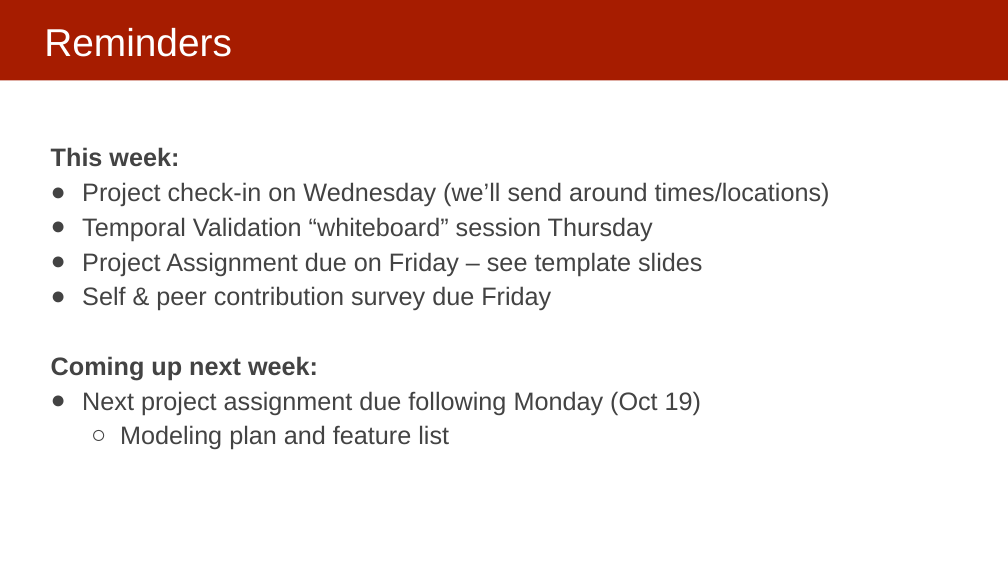
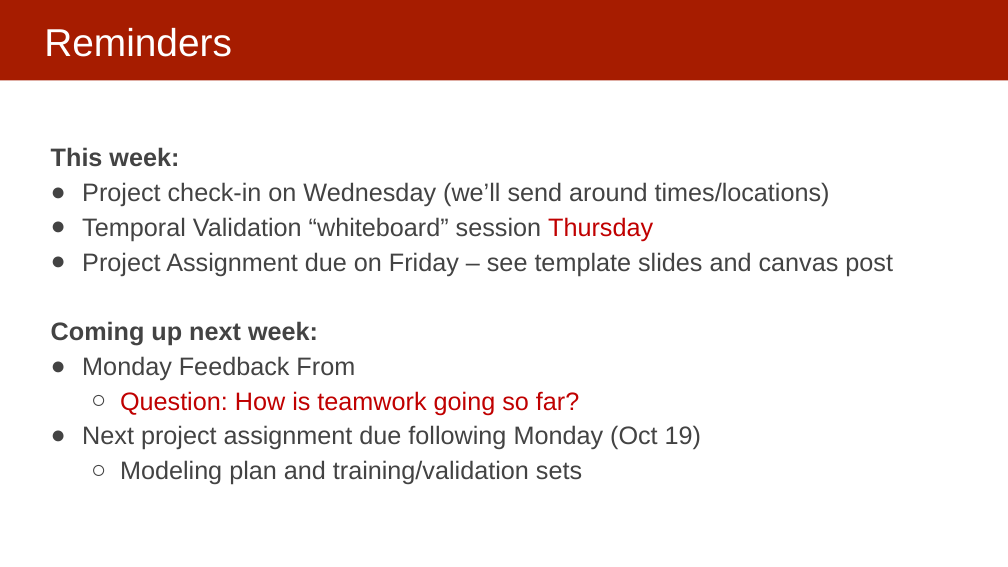
Before and after one commit to dssg/mlforpublicpolicylab, a slide deck: slide 2 of 06 - Performance and Evaluation Pt 2/Model Selection and Validation - Part II.pptx. Drawn at 1008x567 pixels with LibreOffice and Linux fonts; fonts in the diff are those of the drawing. Boxes give left, top, right and bottom in pixels: in the first picture for what was removed or moved away, otherwise in the second. Text is boxed around its words. In the diff, an @@ line names an element or a change of style, - is before the commit and + after.

Commit message:
slide updates

```diff
--- a/06 - Performance and Evaluation Pt 2/Model Selection and Validation - Part II.pptx
+++ b/06 - Performance and Evaluation Pt 2/Model Selection and Validation - Part II.pptx
@@ text at <box>82,217,653,242</box>: text colour #434343 to #C00000 in "Thursday" @@
@@ text at <box>82,252,893,276</box>: text changed @@
-● Project Assignment due on Friday – see template slides
-● Self & peer contribution survey due Friday
+● Project Assignment due on Friday – see template slides and canvas post
@@ text at <box>82,356,579,415</box>: paragraphs added @@
+● Monday Feedback From
+  ○ Question: How is teamwork going so far?
@@ text at <box>120,460,582,485</box>: text changed @@
-  ○ Modeling plan and feature list
+  ○ Modeling plan and training/validation sets
```
Also in this commit, not shown: 1 other slide changed, 1 slide added.
